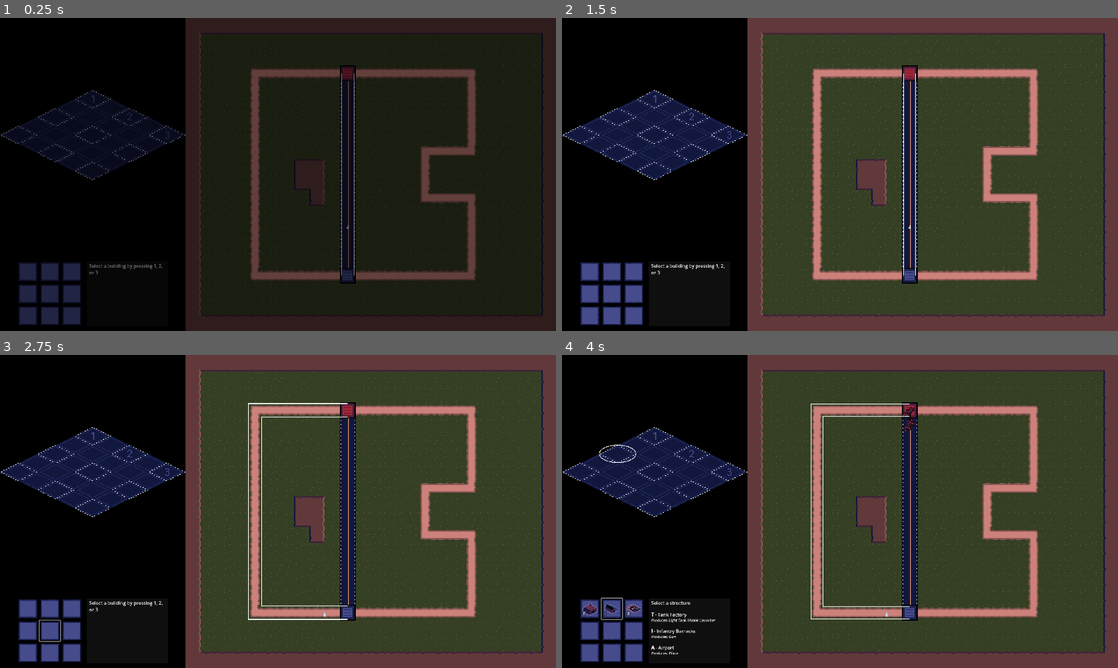
Above: before the commit, frames 1-4 (two rows, left to right).
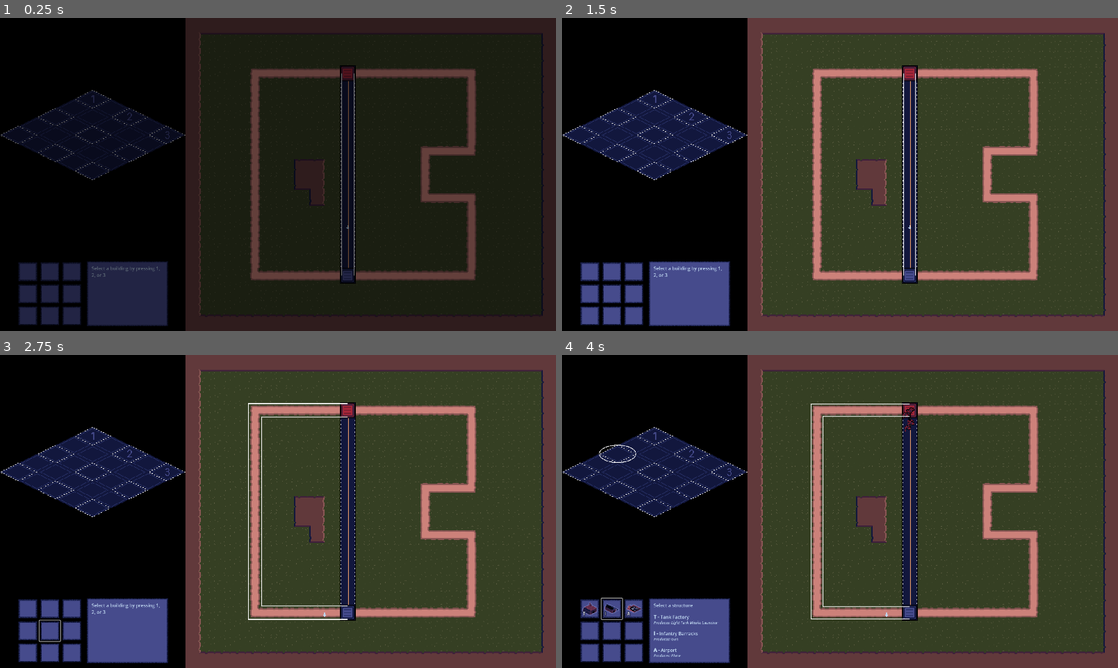
Above: after the commit, the same moments.

Repository: ClemiDouce/halloween-game-jam-2026
Game: Godot game, scene res://scenes/world.tscn
Same seed, same stepped clock (60 frames per second), same inputs: the game is played once before the commit and once after it.
Inputs (mouse positions are in pixels of both pictures, inside the frame that each line leads up to):
- Up to frame 1 (0.25 s): no input
- Up to frame 2 (1.5 s): tap Enter at 0.5 s; hold Up (ui_up) 0.53-1.25 s; tap D (destroy_building) at 0.6 s; click (589, 277) at 1.25 s
- Up to frame 3 (2.75 s): hold Down (ui_down) from 2.03 s (still down); tap Tab (next_path) at 2.1 s
- Up to frame 4 (4 s): release Down (ui_down) at 2.78 s; hold Up (ui_up) from 2.78 s (still down); tap 1 (select_slot_1) at 2.85 s; tap 2 (select_slot_2) at 3.6 s

The runs differ from the first frame. In frame 1, 2.9% of the frame differs, in the area x 15-31%, y 77-99%; in frame 2, 3.0%; in frame 3, 3.0%; in frame 4, 3.0%.

Commit message:
tiny tweaks

Diff:
--- a/scenes/base_view.tscn
+++ b/scenes/base_view.tscn
@@ -11,11 +11,21 @@
 [ext_resource type="PackedScene" uid="uid://cqmjrfjljj68n" path="res://scenes/ui/hotkey_button.tscn" id="10_grwde"]
 [ext_resource type="Script" uid="uid://dpgwxjpngqqiy" path="res://scripts/ui/selection_info_box.gd" id="10_ne0d2"]
 [ext_resource type="Texture2D" uid="uid://b85hrdxkuub0a" path="res://assets/art/tiles/base/laser.png" id="10_nygv8"]
+[ext_resource type="Texture2D" uid="uid://buk3ugop4ljdx" path="res://assets/art/icons/empty_icon.png" id="10_q4xv5"]
 [ext_resource type="Texture2D" uid="uid://bjnrdffw74akt" path="res://assets/art/tiles/base/building_tile.png" id="11_5836b"]
 [ext_resource type="Texture2D" uid="uid://d4ith88fkqxfp" path="res://assets/art/tiles/base/empty_base.png" id="12_nygv8"]
 
 [sub_resource type="StyleBoxFlat" id="StyleBoxFlat_qjxaj"]
 bg_color = Color(0, 0, 0, 1)
+
+[sub_resource type="StyleBoxTexture" id="StyleBoxTexture_ne0d2"]
+texture = ExtResource("10_q4xv5")
+texture_margin_left = 8.0
+texture_margin_top = 8.0
+texture_margin_right = 8.0
+texture_margin_bottom = 8.0
+axis_stretch_horizontal = 1
+axis_stretch_vertical = 1
 
 [sub_resource type="TileSetAtlasSource" id="TileSetAtlasSource_nygv8"]
 texture = ExtResource("11_5836b")
@@ -83,6 +93,7 @@
 layout_mode = 2
 size_flags_horizontal = 4
 size_flags_vertical = 8
+theme_override_styles/panel = SubResource("StyleBoxTexture_ne0d2")
 script = ExtResource("10_ne0d2")
 label = NodePath("MarginContainer/Label")
 visualizer = NodePath("../../..")
@@ -98,12 +109,13 @@
 theme_override_constants/margin_bottom = 4
 
 [node name="Label" type="RichTextLabel" parent="Control/HBoxContainer/PanelContainer/MarginContainer" unique_id=1466668437]
+clip_contents = false
 layout_mode = 2
+theme_override_colors/default_color = Color(0.75686276, 0.8509804, 0.9490196, 1)
 theme_override_font_sizes/normal_font_size = 12
 theme_override_font_sizes/bold_font_size = 12
 theme_override_font_sizes/bold_italics_font_size = 12
 theme_override_font_sizes/italics_font_size = 12
-theme_override_font_sizes/mono_font_size = 12
 bbcode_enabled = true
 text = "--"
 fit_content = true
--- a/scripts/ui/selection_info_box.gd
+++ b/scripts/ui/selection_info_box.gd
@@ -28,7 +28,7 @@
 		for unit in building.units:
 			unit_names.append(unit.unit_name)
 
-		label.text += "\n\n[font_size=16][b]%s[/b] - %s[/font_size]\n[i]Produces: %s[/i]" % [
+		label.text += "\n\n[font_size=16][b]%s -[/b] %s[/font_size]\n[i]Produces: %s[/i]" % [
 			building.input_keyboard.as_text_keycode(),
 			building.building_name,
 			" ".join(unit_names)
@@ -38,7 +38,7 @@
 	label.text = "[font_size=16]%s[/font_size]" % [build_unit_text]
 
 	for unit in building.units:
-		label.text += "\n\n[font_size=16][b]%s[/b] - %s[/font_size]\n%s" % [
+		label.text += "\n\n[font_size=16][b]%s -[/b] %s[/font_size]\n%s" % [
 			unit.input_keyboard.as_text_keycode(),
 			unit.unit_name,
 			"%s %s" % [
